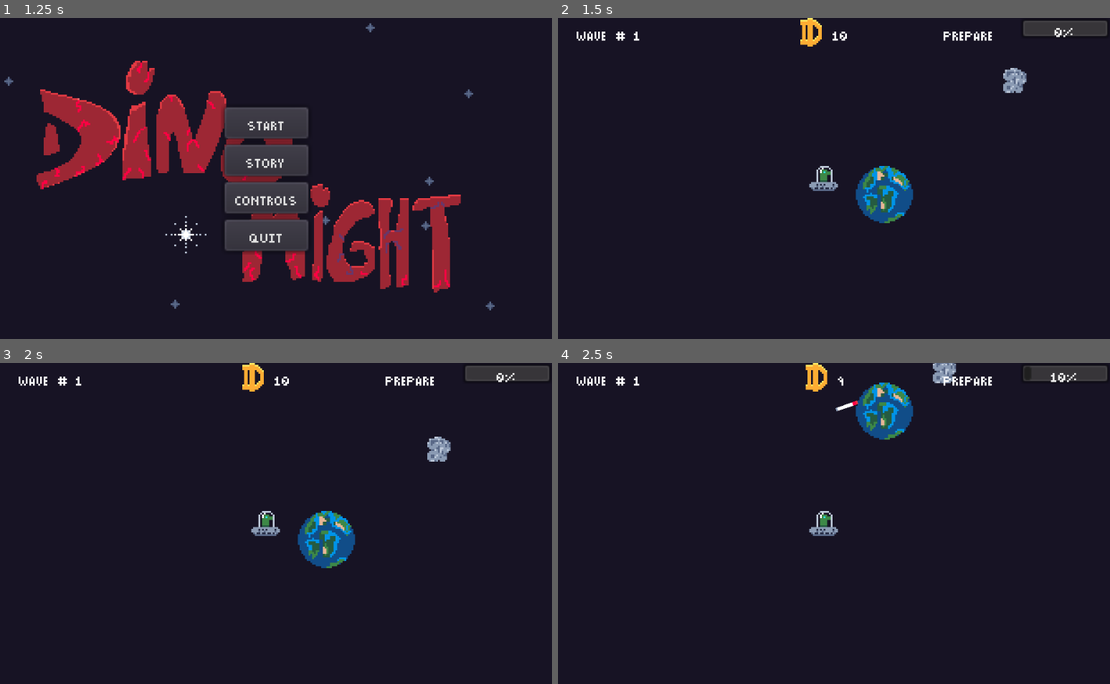
Above: before the commit, frames 1-4 (two rows, left to right).
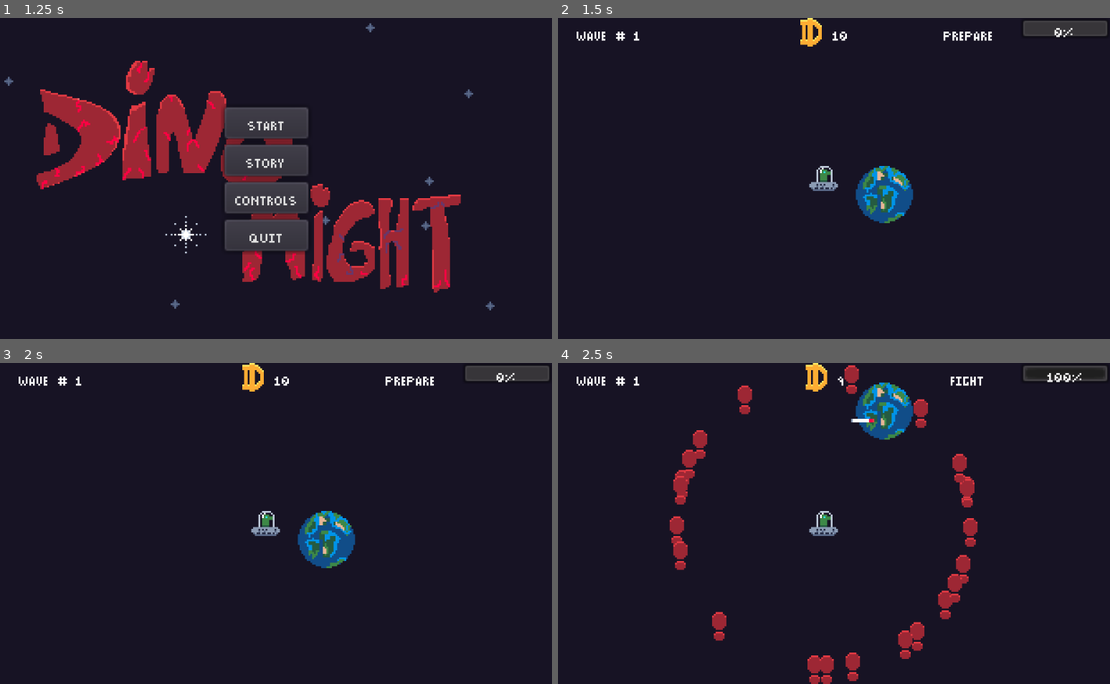
Above: after the commit, the same moments.

Repository: SylvainSoKette/ld50
Game: Godot game, scene res://scenes/IntroCutscene.tscn
Same seed, same stepped clock (60 frames per second), same inputs: the game is played once before the commit and once after it.
Inputs:
- Up to frame 1 (1.25 s): tap Enter (ui_accept) at 0.5, 0.77 s; hold F (move_right) from 0.53 s (still down); tap Space (fire) at 0.6 s
- Up to frame 2 (1.5 s): release F (move_right) at 1.25 s; click "Start" at 1.25 s
- Up to frame 3 (2 s): no input
- Up to frame 4 (2.5 s): hold D (move_down) from 2.03 s (still down); tap Space (fire) at 2.1 s; tap Enter (ui_accept) at 2.27 s

Frame 1 is identical in both runs. In frame 2, 0.3% of the frame differs, in the area x 80-85%, y 15-24%; in frame 3, 0.3%; in frame 4, 4.5%, in the area x 20-99%, y 0-100%.

Commit message:
i don't even know anymore

Diff:
--- a/entities/Asteroid.gd
+++ b/entities/Asteroid.gd
@@ -2,5 +2,21 @@
 
 class_name Asteroid
 
-func explode():
+signal destroy_ze_planet
+
+onready var player_detector = $PlayerDetector
+
+
+func set_player_warning(player) -> void:
+	self.player_detector.player = player
+
+
+func _physics_process(delta):
+	for body in self.get_colliding_bodies():
+		if body is Planet and body.name == "Earth":
+			emit_signal("destroy_ze_planet")
+		explode()
+
+
+func explode() -> void:
 	queue_free()
--- a/entities/Asteroid.tscn
+++ b/entities/Asteroid.tscn
@@ -1,7 +1,8 @@
-[gd_scene load_steps=4 format=2]
+[gd_scene load_steps=5 format=2]
 
 [ext_resource path="res://entities/Asteroid.gd" type="Script" id=1]
 [ext_resource path="res://assets/sprites/spirtesheet.png" type="Texture" id=2]
+[ext_resource path="res://entities/PlayerDetector.tscn" type="PackedScene" id=3]
 
 [sub_resource type="CircleShape2D" id=6]
 radius = 8.0
@@ -9,8 +10,15 @@
 [node name="Asteroid" type="RigidBody2D"]
 mode = 2
 gravity_scale = 0.0
-linear_velocity = Vector2( 0, 10 )
+contacts_reported = 1
+contact_monitor = true
+linear_damp = 0.0
 script = ExtResource( 1 )
+
+[node name="PlayerDetector" parent="." instance=ExtResource( 3 )]
+
+[node name="Indicator" parent="PlayerDetector" index="0"]
+region_rect = Rect2( 48, 0, 16, 16 )
 
 [node name="Sprite" type="Sprite" parent="."]
 texture = ExtResource( 2 )
@@ -20,3 +28,5 @@
 
 [node name="CollisionShape2D" type="CollisionShape2D" parent="."]
 shape = SubResource( 6 )
+
+[editable path="PlayerDetector"]
--- a/entities/GravityWell.gd
+++ b/entities/GravityWell.gd
@@ -2,15 +2,11 @@
 
 class_name GravityWell
 
-export (int) var mass := 1000
-export (int) var well_radius := 256
+export (int) var mass
+export (int) var well_radius
 
 onready var parent = $".."
 onready var collision_shape = $CollisionShape2D
-
-
-func _ready() -> void:
-	collision_shape.shape.radius = well_radius
 
 
 func _physics_process(_delta) -> void:
@@ -20,3 +16,10 @@
 			var direction:Vector2 = distance.normalized()
 			var force:float = Globals.G * self.mass / distance.length_squared()
 			body.apply_central_impulse(direction * force)
+
+func set_mass(value:int) -> void:
+	self.mass = value
+
+func set_well_radius(value:int) -> void:
+	self.well_radius = value
+	collision_shape.shape.radius = well_radius
--- a/entities/Planet.gd
+++ b/entities/Planet.gd
@@ -3,6 +3,53 @@
 
 class_name Planet
 
+enum Planets {
+	MERCURY,
+	VENUS,
+	EARTH,
+	MARS,
+	JUPITER,
+	SATURN,
+	URANUS,
+	NEPTUNE
+}
+
+var sprites = {
+	Planets.MERCURY: {
+		'main': Rect2(0, 16, 16, 16),
+		'indicator': Rect2(64, 144, 16, 16),
+	},
+	Planets.VENUS: {
+		'main': Rect2(32, 32, 32, 32),
+		'indicator': Rect2(80, 144, 16, 16),
+	},
+	Planets.EARTH: {
+		'main': Rect2(0, 32, 32, 32),
+		'indicator': Rect2(96, 144, 16, 16),
+	},
+	Planets.MARS: {
+		'main': Rect2(0, 0, 16, 16),
+		'indicator': Rect2(112, 144, 16, 16),
+	},
+	Planets.JUPITER: {
+		'main': Rect2(64, 0, 128, 128),
+		'indicator': Rect2(128, 144, 16, 16),
+	},
+	Planets.SATURN: {
+		'main': Rect2(192, 0, 128, 128),
+		'indicator': Rect2(144, 144, 16, 16),
+	},
+	Planets.URANUS: {
+		'main': Rect2(0, 64, 64, 64),
+		'indicator': Rect2(160, 144, 16, 16),
+	},
+	Planets.NEPTUNE: {
+		'main': Rect2(0, 128, 64, 64),
+		'indicator': Rect2(176, 144, 16, 16),
+	},
+}
+
+export (Planets) var planet_type
 export (int) var pixel_size
 export (int) var mass
 export (int) var well_radius
@@ -11,9 +58,17 @@
 onready var collision_shape = $CollisionShape2D
 onready var gravity_well = $GravityWell
 onready var player_detector = $PlayerDetector
+onready var sprite = $Sprite
+
+var texture:Texture = preload("res://assets/sprites/spirtesheet.png")
 
 func _ready():
-	collision_shape.shape.radius = pixel_size / 2
+	gravity_well.set_mass(self.mass)
+	gravity_well.set_well_radius(self.well_radius)
+#	collision_shape.shape.radius = int(pixel_size / 2)
+
+	_set_texture(sprite, 'main')
+	_set_texture(player_detector.indicator, 'indicator')
 
 	if mass:
 		gravity_well.mass = mass
@@ -23,3 +78,9 @@
 	if !has_indicator:
 		player_detector.hide()
 		player_detector.set_process(false)
+
+
+func _set_texture(s, type):
+	s.texture = texture
+	s.region_enabled = true
+	s.region_rect = sprites[self.planet_type][type]
--- a/entities/Planet.tscn
+++ b/entities/Planet.tscn
@@ -5,11 +5,13 @@
 [ext_resource path="res://entities/PlayerDetector.tscn" type="PackedScene" id=4]
 [ext_resource path="res://assets/sprites/spirtesheet.png" type="Texture" id=6]
 
-[sub_resource type="CircleShape2D" id=2]
-radius = 16.0
+[sub_resource type="CircleShape2D" id=1]
+radius = 8.0
 
 [node name="Planet" type="StaticBody2D"]
 script = ExtResource( 3 )
+
+[node name="PlayerDetector" parent="." instance=ExtResource( 4 )]
 
 [node name="GravityWell" parent="." instance=ExtResource( 1 )]
 
@@ -19,6 +21,4 @@
 region_rect = Rect2( 0, 32, 32, 32 )
 
 [node name="CollisionShape2D" type="CollisionShape2D" parent="."]
-shape = SubResource( 2 )
-
-[node name="PlayerDetector" parent="." instance=ExtResource( 4 )]
+shape = SubResource( 1 )
--- /dev/null
+++ b/scenes/LostCutscene.gd
@@ -0,0 +1,18 @@
+extends Control
+
+
+func _process(delta):
+	if Input.is_action_just_released("ui_cancel"):
+		get_tree().quit()
+
+
+func _on_ButtonRestart_pressed():
+	get_tree().change_scene("res://scenes/MainGame.tscn")
+
+
+func _on_ButtonMainMenu_pressed():
+	get_tree().change_scene("res://scenes/MainMenu.tscn")
+
+
+func _on_ButtonQuit_pressed():
+	get_tree().quit()
--- /dev/null
+++ b/scenes/LostCutscene.tscn
@@ -0,0 +1,79 @@
+[gd_scene load_steps=4 format=2]
+
+[ext_resource path="res://assets/main_theme.tres" type="Theme" id=1]
+[ext_resource path="res://assets/sprites/background-ending.png" type="Texture" id=2]
+[ext_resource path="res://scenes/LostCutscene.gd" type="Script" id=3]
+
+[node name="LostCutscene" type="Control"]
+anchor_right = 1.0
+anchor_bottom = 1.0
+theme = ExtResource( 1 )
+script = ExtResource( 3 )
+
+[node name="TextureRect" type="TextureRect" parent="."]
+anchor_right = 1.0
+anchor_bottom = 1.0
+texture = ExtResource( 2 )
+expand = true
+
+[node name="DinoEnd" type="Label" parent="."]
+anchor_left = 0.5
+anchor_right = 0.5
+margin_left = -50.5
+margin_right = 50.5
+margin_bottom = 12.0
+text = "Dinos could'nt make it..."
+
+[node name="MakeBy" type="Label" parent="."]
+anchor_left = 0.5
+anchor_top = 1.0
+anchor_right = 0.5
+anchor_bottom = 1.0
+margin_left = -86.5
+margin_top = -20.0
+margin_right = 86.5
+text = "A game made by SoKette for Ludum Dare 50"
+align = 1
+
+[node name="VBoxContainer" type="VBoxContainer" parent="."]
+anchor_top = 0.5
+anchor_bottom = 0.5
+margin_left = 64.0
+margin_top = -28.0
+margin_right = 95.0
+margin_bottom = 28.0
+alignment = 1
+
+[node name="Label" type="Label" parent="VBoxContainer"]
+margin_right = 95.0
+margin_bottom = 12.0
+text = "Somehow, life restarted"
+align = 1
+
+[node name="ButtonRestart" type="Button" parent="VBoxContainer"]
+margin_top = 16.0
+margin_right = 95.0
+margin_bottom = 34.0
+text = "Restart"
+__meta__ = {
+"_editor_description_": "Restart"
+}
+
+[node name="ButtonMainMenu" type="Button" parent="VBoxContainer"]
+margin_top = 38.0
+margin_right = 95.0
+margin_bottom = 56.0
+text = "Main Menu"
+
+[node name="ButtonQuit" type="Button" parent="VBoxContainer"]
+margin_top = 60.0
+margin_right = 95.0
+margin_bottom = 78.0
+text = "Quit"
+__meta__ = {
+"_editor_description_": "Quit"
+}
+
+[connection signal="pressed" from="VBoxContainer/ButtonRestart" to="." method="_on_ButtonRestart_pressed"]
+[connection signal="pressed" from="VBoxContainer/ButtonMainMenu" to="." method="_on_ButtonMainMenu_pressed"]
+[connection signal="pressed" from="VBoxContainer/ButtonQuit" to="." method="_on_ButtonQuit_pressed"]
--- a/scenes/MainGame.gd
+++ b/scenes/MainGame.gd
@@ -9,9 +9,11 @@
 export (int) var starting_wave := 1
 export (int) var starting_prepare_time := 0
 export (int) var max_prepare_time := 10
-export (NodePath) var target_planet
-export (int) var asteroid_min_distance := 10
-export (int) var asteroid_max_distance := 100
+export (NodePath) var target_planet_path
+export (int) var asteroid_min_distance := 1000
+export (int) var asteroid_max_distance := 1500
+export (float) var asteroid_min_velocity := 36.0
+export (float) var asteroid_max_velocity := 96.0
 export (PackedScene) var asteroid
 
 onready var hud := $CanvasLayer/HUD
@@ -26,27 +28,61 @@
 var current_gamephase setget _set_current_gamephase
 var prepare_time setget _set_prepare_time
 
+var target_planet
+
 # DEFAULT FUNCTIONS
 func _ready():
+	self.target_planet = self.get_node(target_planet_path)
 	self.wave = starting_wave
 	self.money = starting_money
 	self._start_prepare_phase()
 
+func _process(delta) -> void:
+	if Input.is_action_just_released("ui_cancel"):
+		get_tree().change_scene("res://scenes/MainMenu.tscn")
+
+# MY FUNCTIONS
 func _start_prepare_phase():
 	self.current_gamephase = GamePhase.PREPARE
 	self.prepare_time = 0
 	hud.set_phase_max_progress(max_prepare_time)
 
 func _start_fight_phase():
-	pass
+	self.current_gamephase = GamePhase.FIGHT
+	# some curve for progression
+	var asteroid_number := int((self.wave + 6) * 3.4523)
+	for i in range(asteroid_number):
+		_spawn_asteroid()
 
-func _process(delta) -> void:
-	if Input.is_action_just_released("ui_cancel"):
-		get_tree().change_scene("res://scenes/MainMenu.tscn")
+func _spawn_asteroid():
+	if asteroid:
+		var a = asteroid.instance()
 
-# MY FUNCTIONS
-func _spawn_asteroid():
-	pass
+		var random_radian = randf() * 2 * PI
+		var direction = Vector2.UP
+		direction = direction.rotated(random_radian)
+		var random_distance = lerp(
+			asteroid_min_distance,
+			asteroid_max_distance,
+			randf()
+		)
+		a.global_position = (
+			target_planet.global_position
+			+ direction
+			* random_distance
+		)
+
+		var random_speed = lerp(
+			asteroid_min_velocity,
+			asteroid_max_velocity,
+			randf()
+		)
+		a.linear_velocity = -direction * random_speed
+
+		a.connect("destroy_ze_planet", self, "_on_Asteroid_hit_earth")
+
+		self.asteroids_layer.add_child(a)
+		a.set_player_warning(player)
 
 # CALLBACKS
 func _on_Player_fire_ze_missile(payload, position, target):
@@ -60,6 +96,11 @@
 func _on_GameClock_timeout():
 	if self.current_gamephase == GamePhase.PREPARE:
 		self.prepare_time += 1
+		if self.prepare_time == max_prepare_time:
+			_start_fight_phase()
+
+func _on_Asteroid_hit_earth():
+	get_tree().change_scene("res://scenes/LostCutscene.tscn")
 
 # GETTERS AND SETTERS
 func _set_money(value:int) -> void:
--- a/scenes/MainGame.tscn
+++ b/scenes/MainGame.tscn
@@ -14,7 +14,10 @@
 
 [node name="MainGame" type="Node"]
 script = ExtResource( 6 )
-target_planet = NodePath("Space/Planets/Earth")
+max_prepare_time = 1
+target_planet_path = NodePath("Space/Planets/Earth")
+asteroid_min_distance = 1700
+asteroid_max_distance = 2500
 asteroid = ExtResource( 5 )
 
 [node name="GameClock" type="Timer" parent="."]
@@ -105,43 +108,60 @@
 [node name="Planets" type="Node2D" parent="Space"]
 
 [node name="Mercury" parent="Space/Planets" instance=ExtResource( 4 )]
-position = Vector2( -357, -225 )
-pixel_size = 16
-mass = 128
+position = Vector2( -428, -242 )
+pixel_size = 8
+mass = 20
 well_radius = 128
 
-[node name="GravityWell" parent="Space/Planets/Mercury" index="0"]
-mass = 128
-well_radius = 128
-
-[node name="Sprite" parent="Space/Planets/Mercury" index="1"]
-region_rect = Rect2( 0, 16, 16, 16 )
-
 [node name="Venus" parent="Space/Planets" instance=ExtResource( 4 )]
-position = Vector2( -365, 123 )
-pixel_size = 32
-mass = 1000
+position = Vector2( -524, 234 )
+planet_type = 1
+pixel_size = 16
+mass = 100
 well_radius = 256
-has_indicator = false
-
-[node name="Sprite" parent="Space/Planets/Venus" index="1"]
-region_rect = Rect2( 32, 32, 32, 32 )
-
-[node name="Indicator" parent="Space/Planets/Venus/PlayerDetector" index="0"]
-region_rect = Rect2( 80, 144, 16, 16 )
 
 [node name="Earth" parent="Space/Planets" instance=ExtResource( 4 )]
-pixel_size = 32
-mass = 1000
+planet_type = 2
+pixel_size = 8
+mass = 100
 well_radius = 256
 
-[node name="Indicator" parent="Space/Planets/Earth/PlayerDetector" index="0"]
-region_rect = Rect2( 96, 144, 16, 16 )
+[node name="Mars" parent="Space/Planets" instance=ExtResource( 4 )]
+position = Vector2( 264, 503 )
+planet_type = 3
+pixel_size = 8
+mass = 30
+well_radius = 192
+
+[node name="Jupiter" parent="Space/Planets" instance=ExtResource( 4 )]
+position = Vector2( -63, -883 )
+planet_type = 4
+pixel_size = 128
+mass = 512
+well_radius = 512
+
+[node name="Saturn" parent="Space/Planets" instance=ExtResource( 4 )]
+position = Vector2( 1284, -12 )
+planet_type = 5
+pixel_size = 128
+mass = 512
+well_radius = 512
+
+[node name="Uranus" parent="Space/Planets" instance=ExtResource( 4 )]
+position = Vector2( 1280, -1445 )
+planet_type = 6
+pixel_size = 64
+mass = 256
+well_radius = 256
+
+[node name="Neptune" parent="Space/Planets" instance=ExtResource( 4 )]
+position = Vector2( 2445, -864 )
+planet_type = 7
+pixel_size = 64
+mass = 256
+well_radius = 256
 
 [node name="Asteroids" type="Node2D" parent="Space"]
-
-[node name="Asteroid" parent="Space/Asteroids" instance=ExtResource( 5 )]
-position = Vector2( 74, -65 )
 
 [node name="Turrets" type="Node2D" parent="Space"]
 
@@ -152,10 +172,3 @@
 
 [connection signal="timeout" from="GameClock" to="." method="_on_GameClock_timeout"]
 [connection signal="fire_ze_missile" from="Space/Player" to="." method="_on_Player_fire_ze_missile"]
-
-[editable path="Space/Planets/Mercury"]
-[editable path="Space/Planets/Mercury/PlayerDetector"]
-[editable path="Space/Planets/Venus"]
-[editable path="Space/Planets/Venus/PlayerDetector"]
-[editable path="Space/Planets/Earth"]
-[editable path="Space/Planets/Earth/PlayerDetector"]
--- /dev/null
+++ b/scenes/Story.gd
@@ -0,0 +1,9 @@
+extends Control
+
+func _process(delta):
+	if Input.is_action_just_released("ui_cancel"):
+		get_tree().change_scene("res://scenes/MainMenu.tscn")
+
+
+func _on_Back_pressed():
+	get_tree().change_scene("res://scenes/MainMenu.tscn")
--- /dev/null
+++ b/scenes/Story.tscn
@@ -0,0 +1,46 @@
+[gd_scene load_steps=4 format=2]
+
+[ext_resource path="res://assets/sprites/background-story.png" type="Texture" id=1]
+[ext_resource path="res://assets/main_theme.tres" type="Theme" id=2]
+[ext_resource path="res://scenes/Story.gd" type="Script" id=3]
+
+[node name="Story" type="Control"]
+anchor_right = 1.0
+anchor_bottom = 1.0
+theme = ExtResource( 2 )
+script = ExtResource( 3 )
+
+[node name="TextureRect" type="TextureRect" parent="."]
+anchor_right = 1.0
+anchor_bottom = 1.0
+texture = ExtResource( 1 )
+expand = true
+
+[node name="Label" type="Label" parent="."]
+anchor_bottom = 1.0
+margin_left = 8.0
+margin_right = 194.0
+text = "It was an age of
+woundruos prosperity.
+Saurians were ready to
+start colonizing the stars.
+
+We don't have any records
+today, since they blended so
+well with nature.
+
+This is their story trying
+to survive their nemesis... "
+valign = 1
+
+[node name="Back" type="Button" parent="."]
+anchor_left = 0.5
+anchor_top = 1.0
+anchor_right = 0.5
+anchor_bottom = 1.0
+margin_left = -14.0
+margin_top = -18.0
+margin_right = 14.0
+text = "Back"
+
+[connection signal="pressed" from="Back" to="." method="_on_Back_pressed"]
Binary file added: assets/sprites/background-ending.png
Binary file added: assets/sprites/background-story.png
Not shown: 1 places in entities/GravityWell.tscn that only renumber resources
Binary file added: raws/background-ending.aseprite
Binary file added: raws/background-story.aseprite
